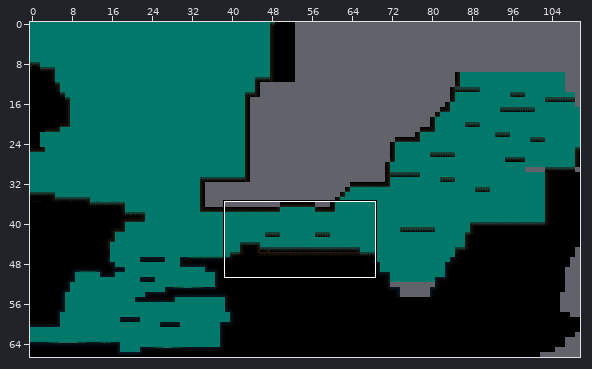
Tiled map, stored at Output/Assets/Maps/Map21.tmx. Above: a wide view before the commit, with the close-up outlined.
Close-up. First the earlier version:
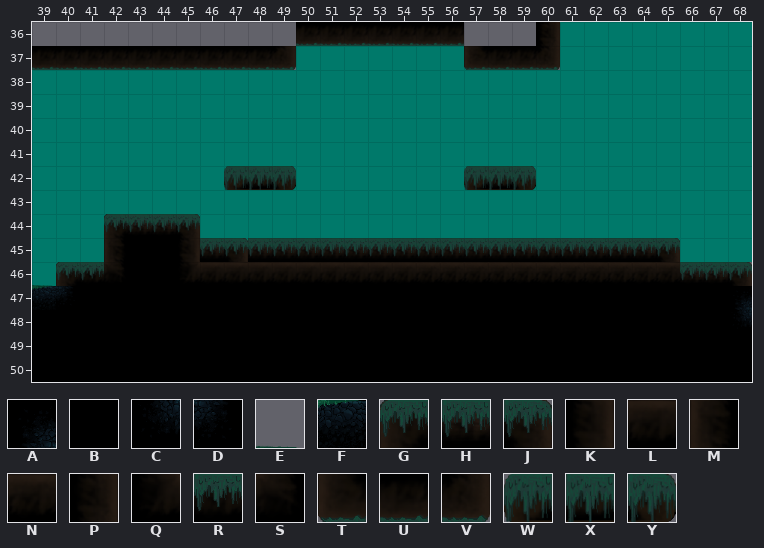
Cells are 64x64 px. Shown: x 39..68, y 36..50. The commit also changed other parts of the map, which this record leaves out.
Key: from "tiles_cave": A 3, B 11, C 23, D 25, E 39, F 49; from "tiles_manglar": G 15, H 16, J 17, K 21, L 21 turned 270, M 23, N 23 turned 90, P 27, Q 31, R 32, S 33, T 35, U 36, V 37, W 51, X 52, Y 53.
_ is an empty cell.
Layers that did not change in this view are not listed.
Layer "Platforms" before, first column x 39:
36 ___________UUUUUUU___P________
37 UUUUUUUUUUV_______TUUV________
38 ______________________________
39 ______________________________
40 ______________________________
41 ______________________________
42 ________WXY_______WXY_________
43 ______________________________
44 ___GHHJ_______________________
45 ___MBBKHJHHHHHHHHHHHHHHHHHJ___
46 EGRSBBQLLLLLLLLLNNNNNNNNNNNHHJ
47 FDBBBBBBBBBBBBBBBBBBBBBBBBBBBA
48 BBBBBBBBBBBBBBBBBBBBBBBBBBBBBC
49 BBBBBBBBBBBBBBBBBBBBBBBBBBBBBB
50 BBBBBBBBBBBBBBBBBBBBBBBBBBBBBB
And afterwards:
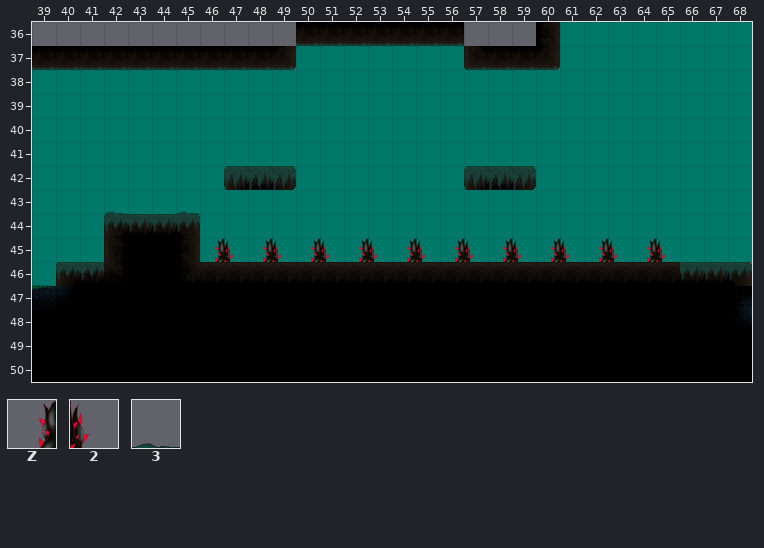
Further tiles: from "PropMala1": Z 0, 2 1; from "tiles_manglar": 3 39.
Changes in this commit:
Changed rows in their new state; . is an unchanged cell.
Layer "Platforms":
first column x 46:
45 Z2Z2Z2Z2Z2Z2Z2Z2Z2Z2
Layer "Forward_Layer":
first column x 42:
43 3..3
